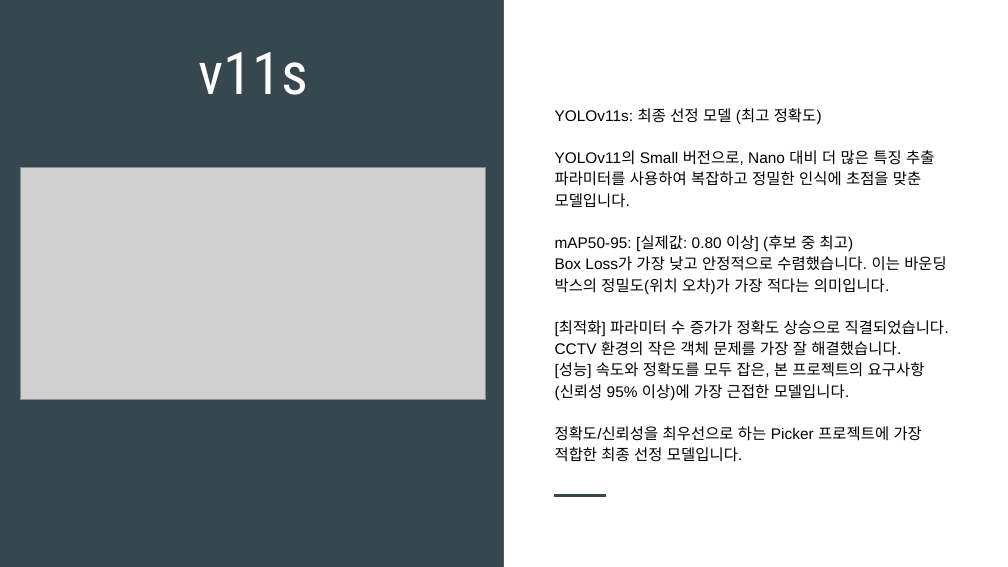
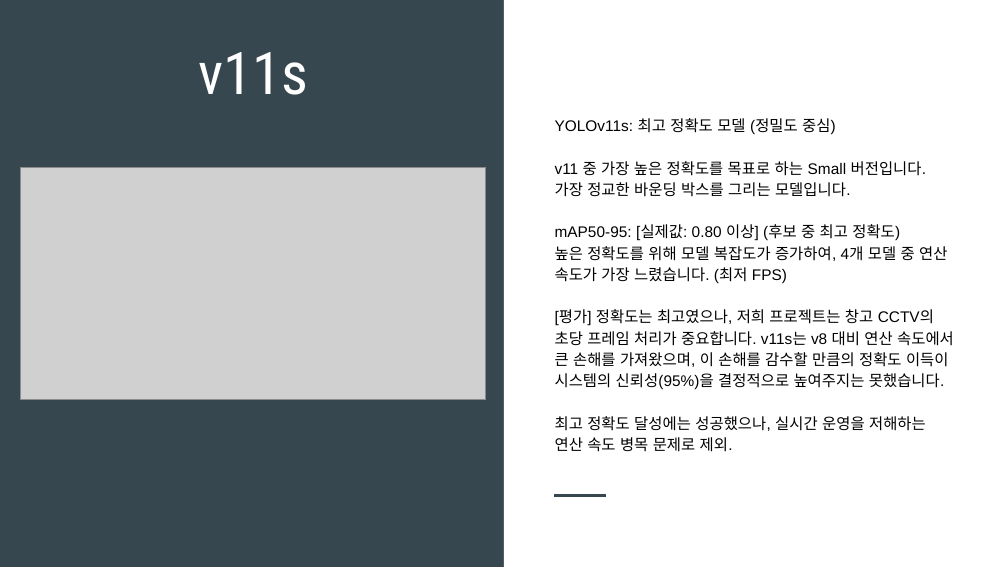
Before and after one commit to flashbulb20/Picker_project, a slide deck: slide 6 of yolo비교정리.pptx. Drawn at 1008x567 pixels with LibreOffice and Linux fonts; fonts in the diff are those of the drawing; grey boxes stand for pictures. Boxes give left, top, right and bottom in pixels: in the first picture for what was removed or moved away, otherwise in the second. Text is boxed around its words. In the diff, an @@ line names an element or a change of style, - is before the commit and + after.

```diff
--- a/yolo비교정리.pptx
+++ b/yolo비교정리.pptx
@@ text at box(555, 118, 954, 452): text changed @@
-YOLOv11s: 최종 선정 모델 (최고 정확도)
-YOLOv11의 Small 버전으로, Nano 대비 더 많은 특징 추출 파라미터를 사용하여 복잡하고 정밀한 인식에 초점을 맞춘 모델입니다.
-mAP50-95: [실제값: 0.80 이상] (후보 중 최고)
-Box Loss가 가장 낮고 안정적으로 수렴했습니다. 이는 바운딩 박스의 정밀도(위치 오차)가 가장 적다는 의미입니다.
-[최적화] 파라미터 수 증가가 정확도 상승으로 직결되었습니다. CCTV 환경의 작은 객체 문제를 가장 잘 해결했습니다.
-[성능] 속도와 정확도를 모두 잡은, 본 프로젝트의 요구사항(신뢰성 95% 이상)에 가장 근접한 모델입니다.
-정확도/신뢰성을 최우선으로 하는 Picker 프로젝트에 가장 적합한 최종 선정 모델입니다.
+YOLOv11s: 최고 정확도 모델 (정밀도 중심)
+v11 중 가장 높은 정확도를 목표로 하는 Small 버전입니다. 가장 정교한 바운딩 박스를 그리는 모델입니다.
+mAP50-95: [실제값: 0.80 이상] (후보 중 최고 정확도)
+높은 정확도를 위해 모델 복잡도가 증가하여, 4개 모델 중 연산 속도가 가장 느렸습니다. (최저 FPS)
+[평가] 정확도는 최고였으나, 저희 프로젝트는 창고 CCTV의 초당 프레임 처리가 중요합니다. v11s는 v8 대비 연산 속도에서 큰 손해를 가져왔으며, 이 손해를 감수할 만큼의 정확도 이득이 시스템의 신뢰성(95%)을 결정적으로 높여주지는 못했습니다.
+최고 정확도 달성에는 성공했으나, 실시간 운영을 저해하는 연산 속도 병목 문제로 제외.
```
Also in this commit, not shown: 5 other slides changed.
